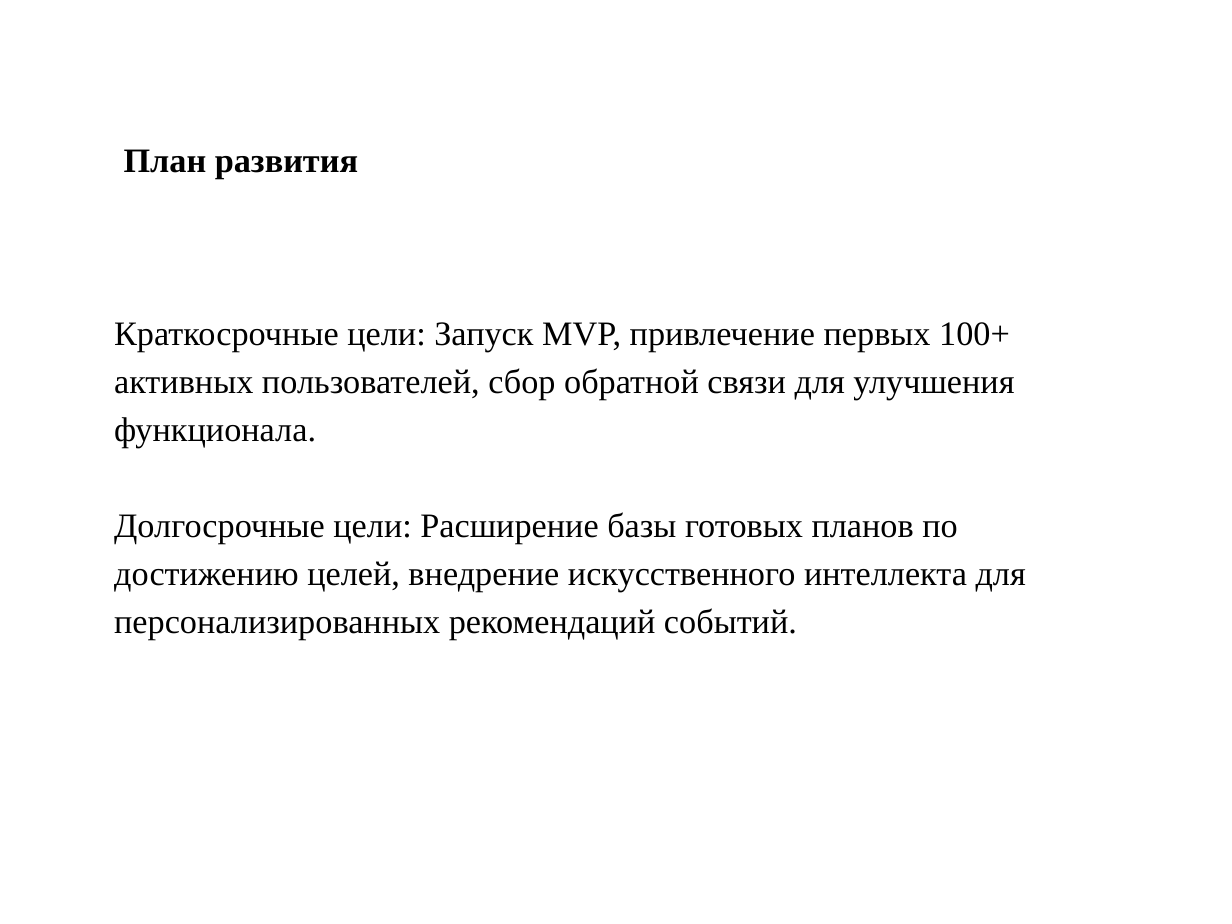
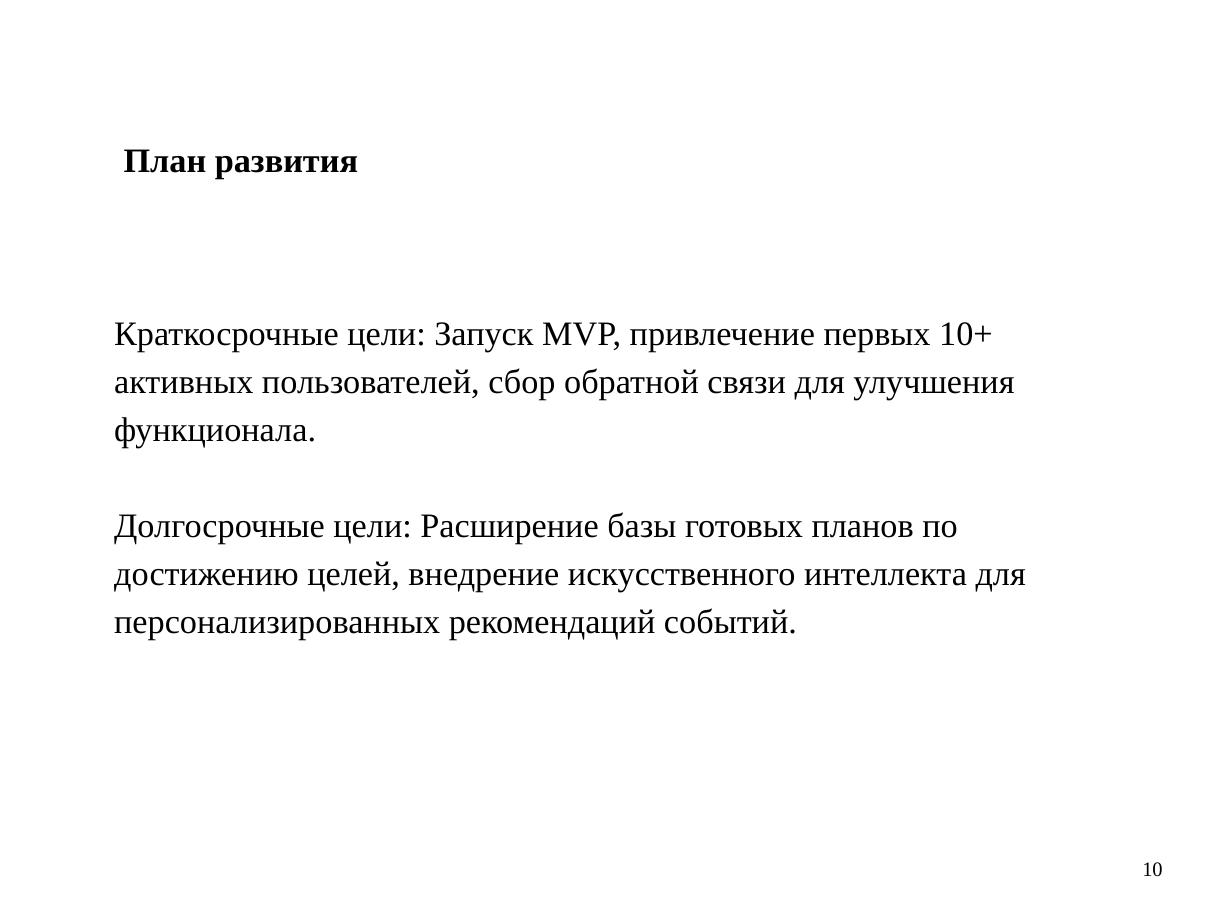
Before and after one commit to DureevaElena/ProgressTracker, a slide deck: slide 10 of Documentation/Презентация ТЗ.pptx. Drawn at 1232x924 pixels with LibreOffice and Linux fonts; fonts in the diff are those of the drawing. Boxes give left, top, right and bottom in pixels: in the first picture for what was removed or moved away, otherwise in the second. Text is boxed around its words. In the diff, an @@ line names an element or a change of style, - is before the commit and + after.

```diff
--- a/Documentation/Презентация ТЗ.pptx
+++ b/Documentation/Презентация ТЗ.pptx
@@ text at <box>114,322,993,352</box>: text changed @@
-Краткосрочные цели: Запуск MVP, привлечение первых 100+
+Краткосрочные цели: Запуск MVP, привлечение первых 10+
@@ text added at <box>1142,862,1162,877</box>, 12 pt, text #000000 @@
+10
```
Also in this commit, not shown: 8 other slides changed, 2 slides added, 1 slide removed, 1 other file.
